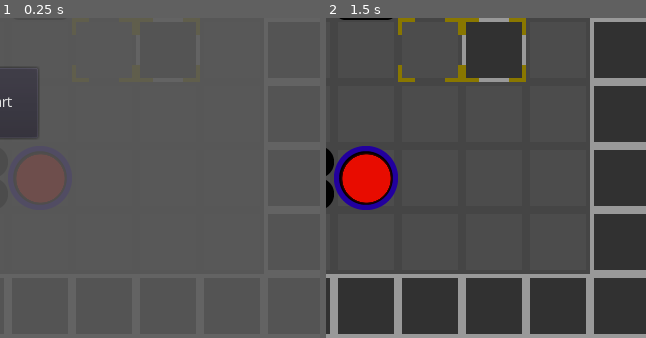
Above: before the commit, frames 1-2 (left to right).
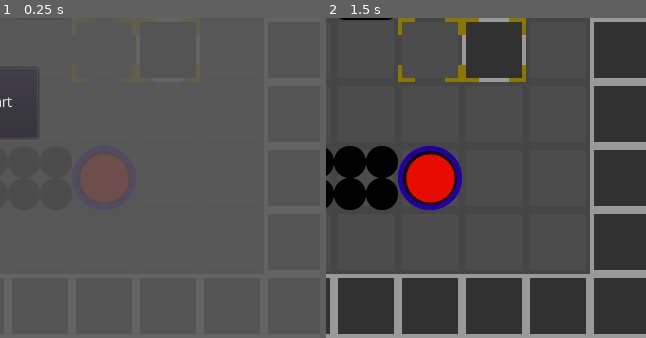
Above: after the commit, the same moments.

Repository: R4nKF1v3/minion2
Game: Godot game, scene res://Main.tscn
The game is run twice, just before and just after one commit, with the same random seed, the same clock (stepped at 60 frames per second) and the same inputs.
Inputs (mouse positions are % of the whole screen's width and height, from its top left):
- Up to frame 1 (0.25 s): no input
- Up to frame 2 (1.5 s): click "Start" at 0.5 s; click (5, 95) at 1.25 s
The pictures show only the part of the screen within x 49-99%, y 50-100%; the shares and areas given below are measured in that part.

The runs differ from the first frame. In frame 1, 1.6% of the frame differs, in the area x 5-20%, y 42-58%; in frame 2, 6.8%, in the area x 2-43%, y 40-60%.

Commit message:
Modularizados sprites de botones para fácil alteración

Diff:
--- a/levels/levelTest/LevelTest.tscn
+++ b/levels/levelTest/LevelTest.tscn
@@ -12,13 +12,10 @@
 [ext_resource path="res://props/receivers/WallToggler/WallToggler.tscn" type="PackedScene" id=10]
 [ext_resource path="res://props/progress/WallOfFire/WallOfFire.tscn" type="PackedScene" id=11]
 
-[node name="LevelTest" index="0" instance=ExtResource( 1 )]
+[node name="LevelTest" instance=ExtResource( 1 )]
 
 [node name="Ground" parent="." index="0"]
 tile_data = PoolIntArray( 65537, 0, 0, 65538, 0, 0, 65539, 0, 0, 65540, 0, 0, 65541, 0, 0, 65542, 0, 0, 65543, 0, 0, 65 …(795 unchanged characters)…
-
-[node name="Props" parent="." index="1"]
-editor/display_folded = true
 
 [node name="HoldingButton" parent="Props" index="0" instance=ExtResource( 2 )]
 position = Vector2( 224, 160 )
@@ -44,25 +41,29 @@
 position = Vector2( 288, 480 )
 id = 7
 
-[node name="SequentialButton" parent="Props" index="6" instance=ExtResource( 4 )]
+[node name="FloorSpikes6" parent="Props" index="6" instance=ExtResource( 3 )]
+position = Vector2( 352, 480 )
+id = 8
+
+[node name="SequentialButton" parent="Props" index="7" instance=ExtResource( 4 )]
 position = Vector2( 224, 352 )
 elements_ids = [ 1, 2 ]
 
-[node name="SequentialTrigger" parent="Props" index="7" instance=ExtResource( 5 )]
+[node name="SequentialTrigger" parent="Props" index="8" instance=ExtResource( 5 )]
 position = Vector2( 160, 480 )
-elements_ids = [ 6, 7 ]
+elements_ids = [ 6, 7, 8 ]
 toggle_ids = [ 1 ]
 
-[node name="SequentialTrigger2" parent="Props" index="8" instance=ExtResource( 5 )]
-position = Vector2( 352, 480 )
-elements_ids = [ 7, 6 ]
+[node name="SequentialTrigger2" parent="Props" index="9" instance=ExtResource( 5 )]
+position = Vector2( 416, 480 )
+elements_ids = [ 8, 7, 6 ]
 id = 1
 toggle_ids = [ 0 ]
 
-[node name="EndLevel" parent="Props" index="9" instance=ExtResource( 6 )]
+[node name="EndLevel" parent="Props" index="10" instance=ExtResource( 6 )]
 position = Vector2( 96, 96 )
 
-[node name="Trophy" parent="Props" index="10" instance=ExtResource( 7 )]
+[node name="Trophy" parent="Props" index="11" instance=ExtResource( 7 )]
 position = Vector2( 160, 96 )
 
 [node name="Grid" parent="." index="2"]
--- a/props/buttons/HoldingButton/HoldingButton.tscn
+++ b/props/buttons/HoldingButton/HoldingButton.tscn
@@ -5,9 +5,9 @@
 [ext_resource path="res://props/buttons/HoldingButton/holdingButton.png" type="Texture" id=3]
 
 [sub_resource type="RectangleShape2D" id=1]
-extents = Vector2( 32, 32 )
+extents = Vector2( 20, 20 )
 
-[node name="HoldingButton" instance=ExtResource( 1 )]
+[node name="HoldingButton" index="0" instance=ExtResource( 1 )]
 script = ExtResource( 2 )
 
 [node name="Sprite" parent="." index="0"]
--- a/props/buttons/SequentialButton/SequentialButton.tscn
+++ b/props/buttons/SequentialButton/SequentialButton.tscn
@@ -2,12 +2,12 @@
 
 [ext_resource path="res://props/buttons/Button.tscn" type="PackedScene" id=1]
 [ext_resource path="res://props/buttons/SequentialButton/SequentialButton.gd" type="Script" id=2]
-[ext_resource path="res://props/buttons/HoldingButton/holdingButton.png" type="Texture" id=3]
+[ext_resource path="res://props/buttons/SequentialButton/sequentialButton.png" type="Texture" id=3]
 
 [sub_resource type="RectangleShape2D" id=1]
-extents = Vector2( 30, 30 )
+extents = Vector2( 20, 20 )
 
-[node name="SequentialButton" instance=ExtResource( 1 )]
+[node name="SequentialButton" index="0" instance=ExtResource( 1 )]
 script = ExtResource( 2 )
 
 [node name="Sprite" parent="." index="0"]
--- a/props/buttons/SequentialTrigger/SequentialTrigger.tscn
+++ b/props/buttons/SequentialTrigger/SequentialTrigger.tscn
@@ -2,12 +2,12 @@
 
 [ext_resource path="res://props/buttons/Button.tscn" type="PackedScene" id=1]
 [ext_resource path="res://props/buttons/SequentialTrigger/SequentialTrigger.gd" type="Script" id=2]
-[ext_resource path="res://props/buttons/HoldingButton/holdingButton.png" type="Texture" id=3]
+[ext_resource path="res://props/buttons/SequentialTrigger/sequentialTrigger.png" type="Texture" id=3]
 
 [sub_resource type="RectangleShape2D" id=1]
-extents = Vector2( 30, 30 )
+extents = Vector2( 20, 20 )
 
-[node name="SequentialTrigger" instance=ExtResource( 1 )]
+[node name="SequentialTrigger" index="0" instance=ExtResource( 1 )]
 script = ExtResource( 2 )
 
 [node name="Sprite" parent="." index="0"]
Binary file added: props/buttons/SequentialButton/sequentialButton.png
Not shown, added: props/buttons/SequentialButton/sequentialButton.png.import
Binary file added: props/buttons/SequentialTrigger/sequentialTrigger.png
Not shown, added: props/buttons/SequentialTrigger/sequentialTrigger.png.import
Not shown, added: props/buttons/SequentialButton/sequentialButton.ai
Not shown, added: props/buttons/SequentialTrigger/sequentialTrigger.ai
